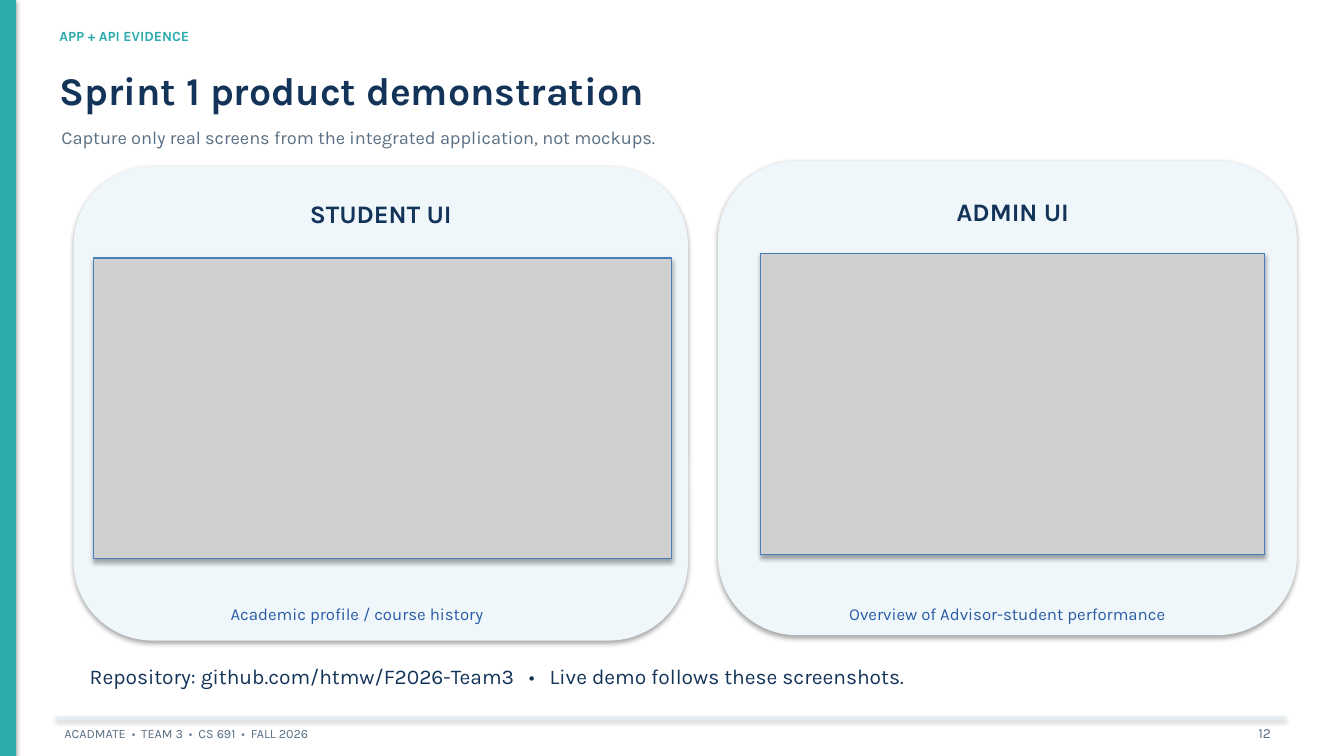
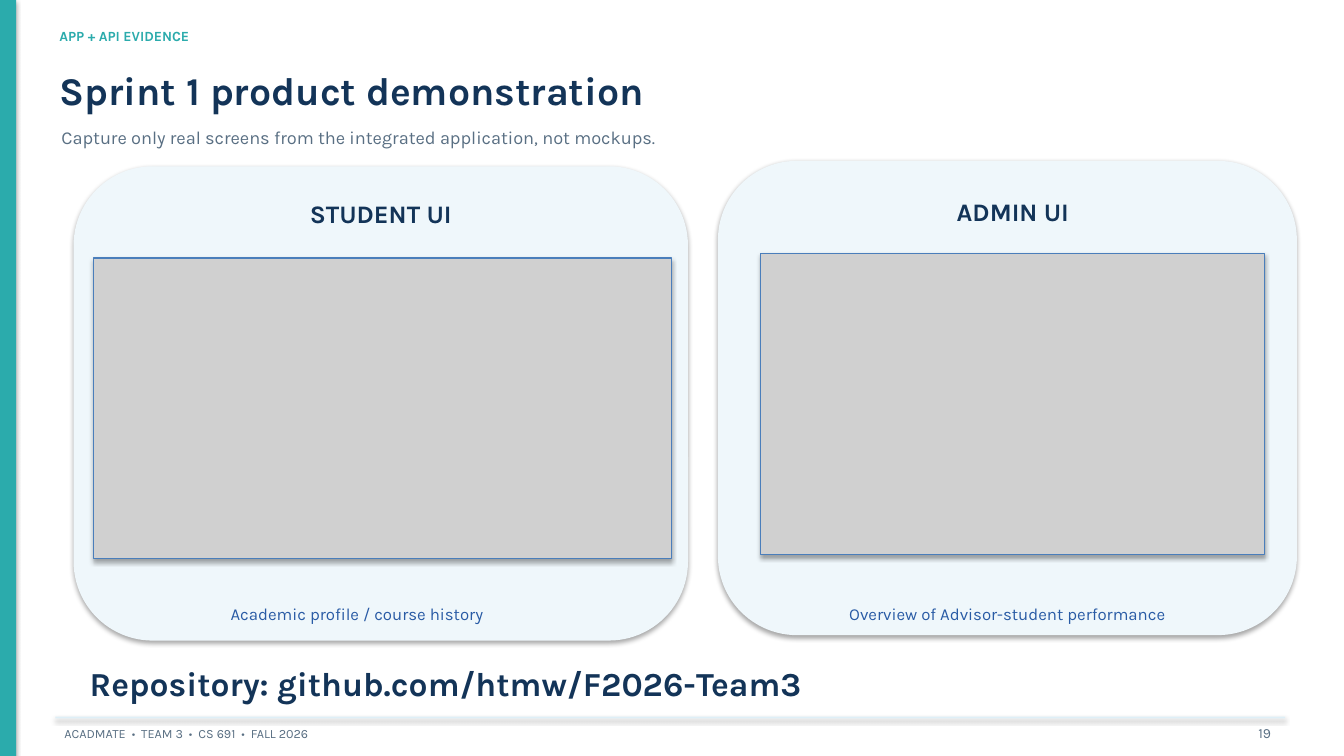
Before and after one commit to htmw/F2026-Team3, a slide deck: slide 21 of Doumentation/Presentaions/AcadMate_Sprint1_Presentation.pptx (slide 16 before the commit). Drawn at 1344x756 pixels with LibreOffice and Linux fonts; fonts in the diff are those of the drawing; grey boxes stand for pictures. Boxes give left, top, right and bottom in pixels: in the first picture for what was removed or moved away, otherwise in the second. Text is boxed around its words. In the diff, an @@ line names an element or a change of style, - is before the commit and + after.

```diff
--- a/Doumentation/Presentaions/AcadMate_Sprint1_Presentation.pptx
+++ b/Doumentation/Presentaions/AcadMate_Sprint1_Presentation.pptx
@@ text at [90,671,801,705]: text changed; size 15 to 24 pt; bold on @@
-Repository: github.com/htmw/F2026-Team3 • Live demo follows these screenshots.
+Repository: github.com/htmw/F2026-Team3
@@ text at [1258,729,1271,738]: text changed @@
-12
+19
```
Also in this commit, not shown: 12 other slides changed, 5 slides added, 8 other files.
